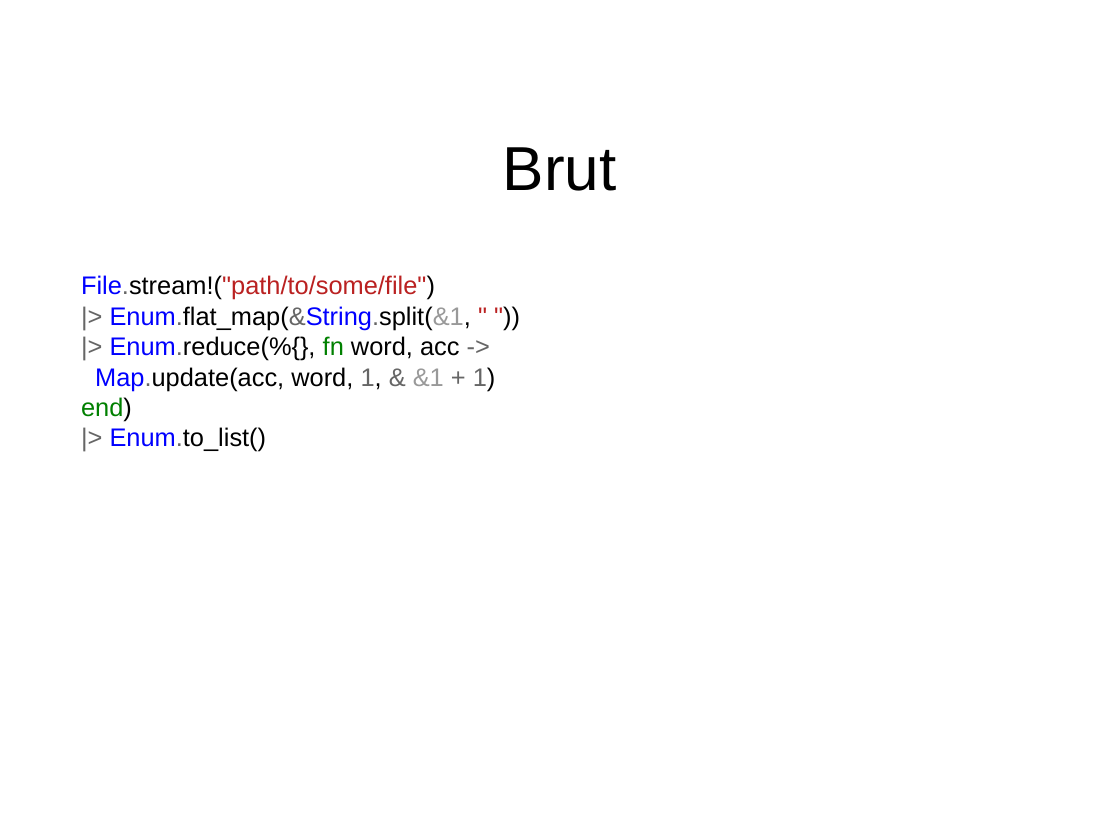
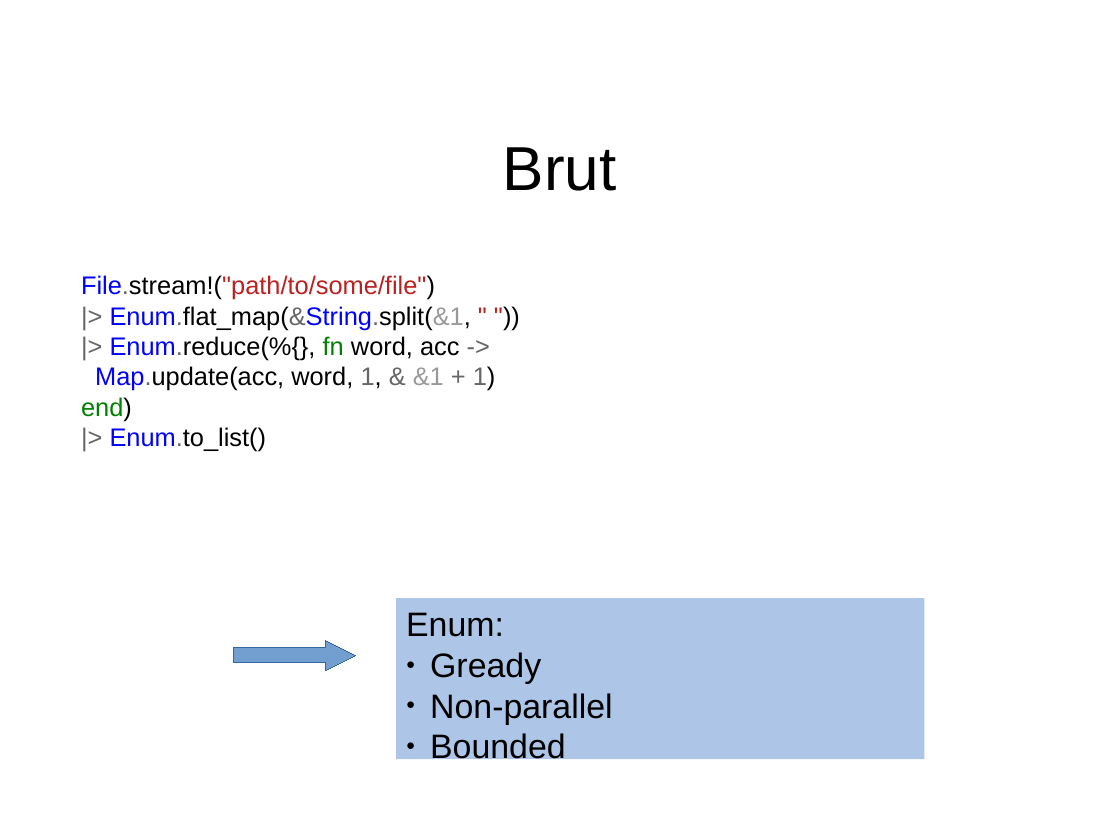
Before and after one commit to zemiret/elixir-mess, a slide deck: slide 4 of docs/presentation/Antoni_Mleczko.Jacek_Gosztyla.odp (slide 5 before the commit). Drawn at 1120x840 pixels with LibreOffice and Linux fonts; fonts in the diff are those of the drawing; background and template pictures are left out. Boxes give left, top, right and bottom in pixels: in the first picture for what was removed or moved away, otherwise in the second. Text is boxed around its words. In the diff, an @@ line names an element or a change of style, - is before the commit and + after.

```diff
--- a/docs/presentation/Antoni_Mleczko.Jacek_Gosztyla.odp
+++ b/docs/presentation/Antoni_Mleczko.Jacek_Gosztyla.odp
@@ rectangle added at <box>396,599,925,760</box>, fill #ADC5E7, 24 pt, text #000000 @@
+Enum:
+● Gready
+● Non-parallel
+● Bounded
@@ right arrow added at <box>234,640,356,671</box>, fill #729FCF, outline #3465A4 0 pt @@
```
Also in this commit, not shown: 3 other slides changed, 1 slide added, 1 slide removed.
